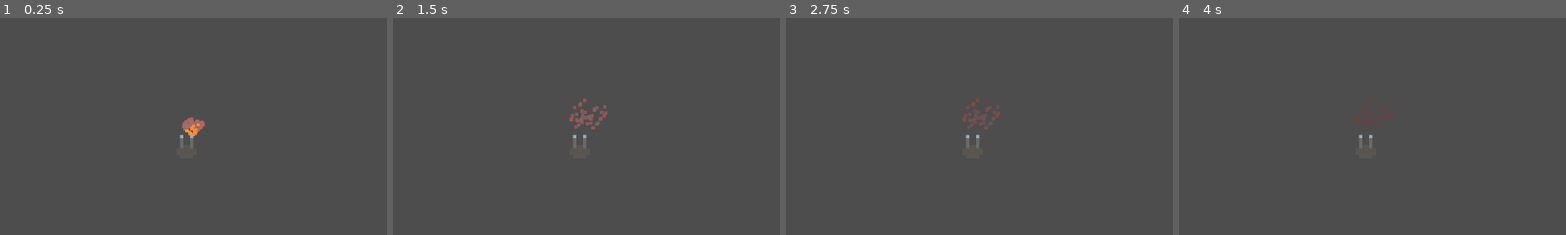
Above: before the commit, frames 1-4 (left to right).
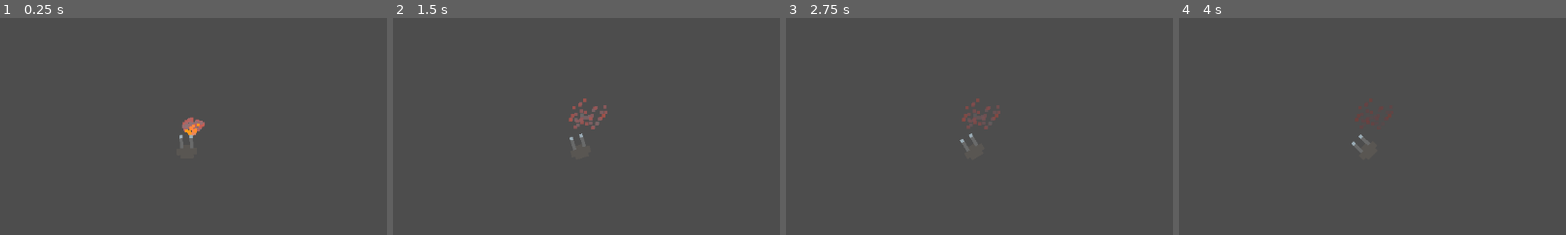
Above: after the commit, the same moments.

Repository: ObfuscatedOwl/bote-game
Game: Godot game, scene res://scenes/gun.tscn
The game is run twice, just before and just after one commit, with the same random seed, the same clock (stepped at 60 frames per second) and the same inputs. This scene is started directly instead of the project's main scene.
Inputs (mouse positions are % of the whole screen's width and height, from its top left):
- Up to frame 1 (0.25 s): no input
- Up to frame 2 (1.5 s): tap Enter (runRotor) at 0.5 s; move the mouse to (72, 45) at 0.52 s; hold Right (ui_right) 0.53-1.25 s; tap S (S) at 0.6 s; click (72, 45) at 0.67 s; tap Space at 1.25 s; drag from (30, 55) to (45, 70) at 1.27 s
- Up to frame 3 (2.75 s): tap Enter (runRotor) at 2 s; move the mouse to (60, 28) at 2.02 s; hold Right (ui_right) from 2.03 s (still down); tap D (D) at 2.1 s; tap S (S) at 2.3 s
- Up to frame 4 (4 s): release Right (ui_right) at 2.75 s; tap Space at 2.75 s; drag from (45, 70) to (20, 35) at 2.77 s; tap Enter (runRotor) at 3.5 s; move the mouse to (80, 65) at 3.52 s; hold Left (ui_left) from 3.53 s (still down); tap W (W) at 3.6 s; tap S (S) at 3.8 s
The pictures show only the part of the screen within x 26-76%, y 20-70%; the shares and areas given below are measured in that part.

The runs differ from the first frame. In frame 1, less than 0.1% of the frame differs, in the area x 46-53%, y 47-56%; in frame 2, 0.2%, in the area x 45-56%, y 40-59%; in frame 3, 0.2%; in frame 4, 0.1%.

Commit message:
turret turning
pew-pew-pew-pow-poew--powpowpow

Diff:
--- a/bote game/scenes/turret.gd
+++ b/bote game/scenes/turret.gd
@@ -1,12 +1,16 @@
 extends Node2D
-
-
 
 var reloadFull = 20
 var reloading = 20
 
+var target = Vector2(1, 1)
+var targetingPos = true
+const turnSpeed = 0.2
+
+var relativeTurn = 0
+
 func _ready():
-	pass
+	position = Vector2(2, 2)
 
 func _process(delta):
 	if (reloading < reloadFull):
@@ -15,6 +19,12 @@
 		reloading = 0
 		fire()
 
+	# Remember turning can only occur if ship not blocking angle! IMPLEMENT THIS
+	if targetingPos:
+		relativeTurn = (target - position).angle() - rotation
+		if relativeTurn:
+			rotation += abs(relativeTurn)/relativeTurn * delta * turnSpeed
+
 func fire():
 	$"Smoke".emitting = true
 	$"Fire".emitting = true
